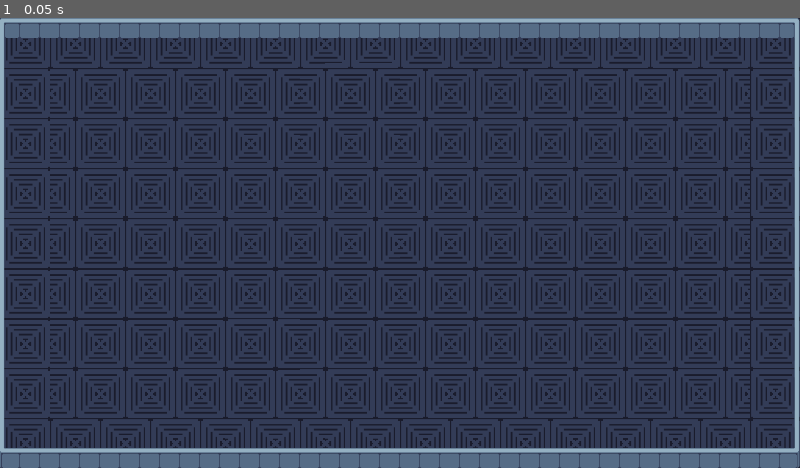
Above: before the commit, frame 1.
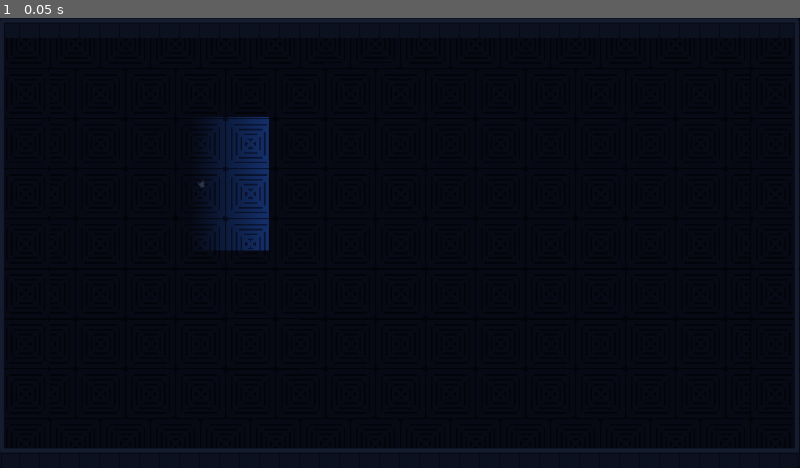
Above: after the commit, the same moment.

Repository: Norethx/game_jam
Game: Godot game, scene res://scenes/Fmap.001.tscn
Two runs of this game, one before a commit and one after it. Both use one fixed random seed, a clock stepped at 60 frames per second and the inputs below. Before the commit the project has no main scene; this scene is started directly in both runs.
Inputs:
- Up to frame 1 (0.05 s): no input

The runs differ from the first frame. In frame 1, 100% of the frame differs, in the area x 0-100%, y 0-100%.
Error after the commit: Parse Error: Mixed use of tabs and spaces for indentation. (res://scripts/fenemy.001.gd:11)

Commit message:
features for enemy

Diff:
--- a/project.godot
+++ b/project.godot
@@ -11,6 +11,7 @@
 [application]
 
 config/name="game_jam"
+run/main_scene="uid://crk3yq8g0h7xq"
 config/features=PackedStringArray("4.4", "Forward Plus")
 config/icon="res://assets/icon.svg"
 
--- /dev/null
+++ b/scenes/Fenemys/enemy.001.tscn
@@ -0,0 +1,154 @@
+[gd_scene load_steps=16 format=3 uid="uid://j0n8qmwqgp2d"]
+
+[ext_resource type="Script" uid="uid://vws1ush5pmn2" path="res://scripts/fenemy.001.gd" id="1_g0yq0"]
+[ext_resource type="Texture2D" uid="uid://c7py4qbg6i344" path="res://assets/future/chicken_run_right-Sheet.png" id="1_ifkk8"]
+[ext_resource type="Texture2D" uid="uid://6y4xo2f3w1um" path="res://assets/future/chicken_run_left-Sheet.png" id="2_l2bgi"]
+
+[sub_resource type="AnimationNodeAnimation" id="AnimationNodeAnimation_g0yq0"]
+animation = &"right"
+
+[sub_resource type="AnimationNodeAnimation" id="AnimationNodeAnimation_n4yvv"]
+animation = &"left"
+
+[sub_resource type="AnimationNodeAnimation" id="AnimationNodeAnimation_hwlfp"]
+animation = &"left"
+
+[sub_resource type="AnimationNodeAnimation" id="AnimationNodeAnimation_e6b00"]
+animation = &"right"
+
+[sub_resource type="AnimationNodeBlendSpace2D" id="AnimationNodeBlendSpace2D_ngamd"]
+blend_point_0/node = SubResource("AnimationNodeAnimation_g0yq0")
+blend_point_0/pos = Vector2(0, 1)
+blend_point_1/node = SubResource("AnimationNodeAnimation_n4yvv")
+blend_point_1/pos = Vector2(0, -1)
+blend_point_2/node = SubResource("AnimationNodeAnimation_hwlfp")
+blend_point_2/pos = Vector2(-1, 0)
+blend_point_3/node = SubResource("AnimationNodeAnimation_e6b00")
+blend_point_3/pos = Vector2(1, 0)
+
+[sub_resource type="Animation" id="Animation_vqdu1"]
+resource_name = "left"
+loop_mode = 1
+tracks/0/type = "value"
+tracks/0/imported = false
+tracks/0/enabled = true
+tracks/0/path = NodePath("Sprite2D:texture")
+tracks/0/interp = 1
+tracks/0/loop_wrap = true
+tracks/0/keys = {
+"times": PackedFloat32Array(0),
+"transitions": PackedFloat32Array(1),
+"update": 1,
+"values": [ExtResource("1_ifkk8")]
+}
+tracks/1/type = "value"
+tracks/1/imported = false
+tracks/1/enabled = true
+tracks/1/path = NodePath("Sprite2D:frame")
+tracks/1/interp = 1
+tracks/1/loop_wrap = true
+tracks/1/keys = {
+"times": PackedFloat32Array(0, 1),
+"transitions": PackedFloat32Array(1, 1),
+"update": 0,
+"values": [0, 3]
+}
+
+[sub_resource type="Animation" id="Animation_ebjhy"]
+length = 0.001
+tracks/0/type = "value"
+tracks/0/imported = false
+tracks/0/enabled = true
+tracks/0/path = NodePath("Sprite2D:texture")
+tracks/0/interp = 1
+tracks/0/loop_wrap = true
+tracks/0/keys = {
+"times": PackedFloat32Array(0),
+"transitions": PackedFloat32Array(1),
+"update": 1,
+"values": [ExtResource("1_ifkk8")]
+}
+tracks/1/type = "value"
+tracks/1/imported = false
+tracks/1/enabled = true
+tracks/1/path = NodePath("Sprite2D:frame")
+tracks/1/interp = 1
+tracks/1/loop_wrap = true
+tracks/1/keys = {
+"times": PackedFloat32Array(0),
+"transitions": PackedFloat32Array(1),
+"update": 1,
+"values": [0]
+}
+
+[sub_resource type="Animation" id="Animation_8lcnc"]
+resource_name = "right"
+loop_mode = 1
+tracks/0/type = "value"
+tracks/0/imported = false
+tracks/0/enabled = true
+tracks/0/path = NodePath("Sprite2D:texture")
+tracks/0/interp = 1
+tracks/0/loop_wrap = true
+tracks/0/keys = {
+"times": PackedFloat32Array(0),
+"transitions": PackedFloat32Array(1),
+"update": 1,
+"values": [ExtResource("2_l2bgi")]
+}
+tracks/1/type = "value"
+tracks/1/imported = false
+tracks/1/enabled = true
+tracks/1/path = NodePath("Sprite2D:frame")
+tracks/1/interp = 1
+tracks/1/loop_wrap = true
+tracks/1/keys = {
+"times": PackedFloat32Array(0, 1),
+"transitions": PackedFloat32Array(1, 1),
+"update": 0,
+"values": [0, 3]
+}
+
+[sub_resource type="AnimationLibrary" id="AnimationLibrary_3ckmm"]
+_data = {
+&"RESET": SubResource("Animation_ebjhy"),
+&"left": SubResource("Animation_vqdu1"),
+&"right": SubResource("Animation_8lcnc")
+}
+
+[sub_resource type="RectangleShape2D" id="RectangleShape2D_epx5u"]
+
+[sub_resource type="Gradient" id="Gradient_6i1tr"]
+colors = PackedColorArray(0, 0, 0, 1, 0.254902, 0.635294, 1, 1)
+
+[sub_resource type="GradientTexture2D" id="GradientTexture2D_pahs6"]
+gradient = SubResource("Gradient_6i1tr")
+width = 214
+height = 214
+fill_from = Vector2(0.4, 0.5)
+fill_to = Vector2(1, 0.5)
+
+[node name="CharacterBody2D" type="CharacterBody2D"]
+script = ExtResource("1_g0yq0")
+
+[node name="Sprite2D" type="Sprite2D" parent="."]
+texture = ExtResource("1_ifkk8")
+hframes = 4
+frame = 1
+
+[node name="AnimationTree" type="AnimationTree" parent="."]
+tree_root = SubResource("AnimationNodeBlendSpace2D_ngamd")
+anim_player = NodePath("AnimationPlayer")
+parameters/blend_position = Vector2(0, 0.879121)
+
+[node name="AnimationPlayer" type="AnimationPlayer" parent="AnimationTree"]
+root_node = NodePath("../..")
+libraries = {
+&"": SubResource("AnimationLibrary_3ckmm")
+}
+
+[node name="CollisionShape2D" type="CollisionShape2D" parent="."]
+shape = SubResource("RectangleShape2D_epx5u")
+
+[node name="PointLight2D" type="PointLight2D" parent="."]
+texture = SubResource("GradientTexture2D_pahs6")
--- /dev/null
+++ b/scenes/Fenemys/point_light_2d.gd
@@ -0,0 +1,11 @@
+extends PointLight2D
+
+
+# Called when the node enters the scene tree for the first time.
+func _ready() -> void:
+	pass # Replace with function body.
+
+
+# Called every frame. 'delta' is the elapsed time since the previous frame.
+func _process(delta: float) -> void:
+	pass
--- a/scenes/Fmap.001.tscn
+++ b/scenes/Fmap.001.tscn
@@ -1,6 +1,7 @@
-[gd_scene load_steps=4 format=4 uid="uid://crk3yq8g0h7xq"]
+[gd_scene load_steps=5 format=4 uid="uid://crk3yq8g0h7xq"]
 
 [ext_resource type="Texture2D" uid="uid://cvkobfq8efg13" path="res://assets/future/tileset x1.png" id="1_s00kv"]
+[ext_resource type="PackedScene" uid="uid://j0n8qmwqgp2d" path="res://scenes/Fenemys/enemy.001.tscn" id="2_752p2"]
 
 [sub_resource type="TileSetAtlasSource" id="TileSetAtlasSource_752p2"]
 texture = ExtResource("1_s00kv")
@@ -275,3 +276,12 @@
 position = Vector2(-1, 0)
 tile_map_data = PackedByteArray("AAAAAAIAAAACAAQAAAAAAAMAAAACAAUAAAAAAAQAAAACAAQAAAAAAAUAAAACAAUAAAAAAAYAAAACAAQAAAAAAA …(6352 unchanged characters)…
 tile_set = SubResource("TileSet_c5rmr")
+
+[node name="CanvasModulate" type="CanvasModulate" parent="."]
+scale = Vector2(2.5, 2.5)
+color = Color(0.141176, 0.160784, 0.231373, 1)
+
+[node name="CharacterBody2D" parent="." instance=ExtResource("2_752p2")]
+position = Vector2(323, 265)
+size_patrol_l = null
+size_patrol_r = null
--- /dev/null
+++ b/scripts/fenemy.001.gd
@@ -0,0 +1,13 @@
+extends CharacterBody2D
+
+@export var size_patrol_l = 4
+@export var size_patrol_r = 4
+var len_walk = 0
+var side_walk = 1
+
+func _physics_process(delta: float) -> void:
+	velocity = Vector2(1.0,0.0) * delta * 700
+	len_walk += 1
+	if (side_walk == 1 && size_patrol_l == len_walk):
+		 pass
+	move_and_slide()
Binary file added: assets/future/chicken_run_left-Sheet.png
Not shown, added: assets/future/chicken_run_left-Sheet.png.import
Binary file added: assets/future/chicken_run_right-Sheet.png
Not shown, added: assets/future/chicken_run_right-Sheet.png.import
Not shown, added: scenes/Fenemys/point_light_2d.gd.uid
Not shown, added: scripts/fenemy.001.gd.uid
